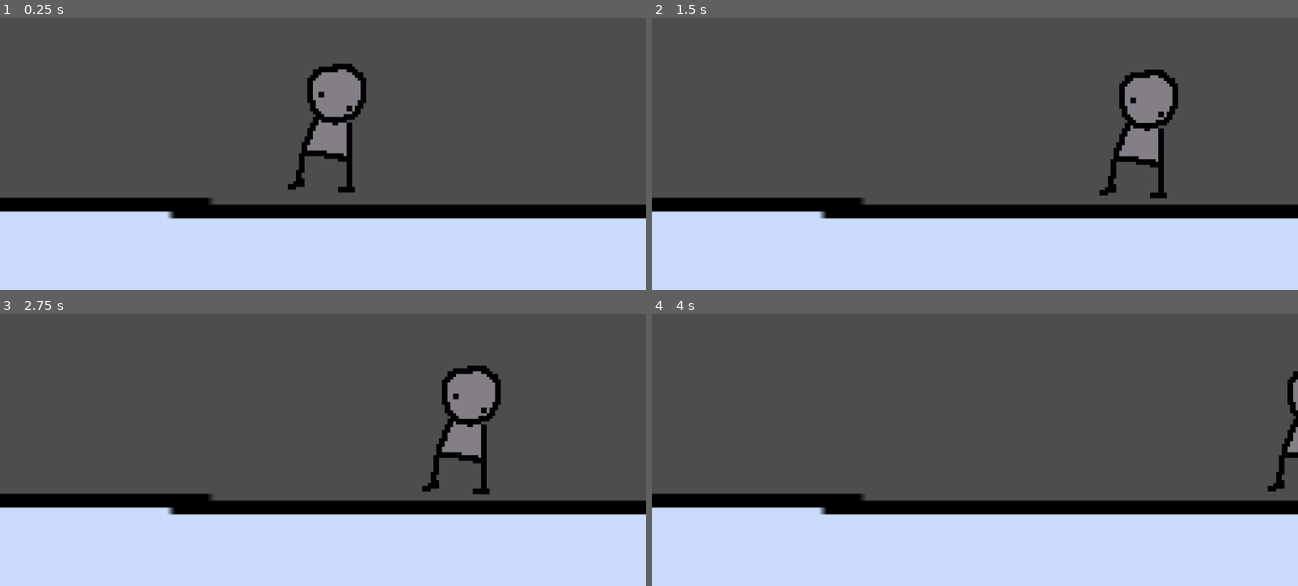
Above: before the commit, frames 1-4 (two rows, left to right).
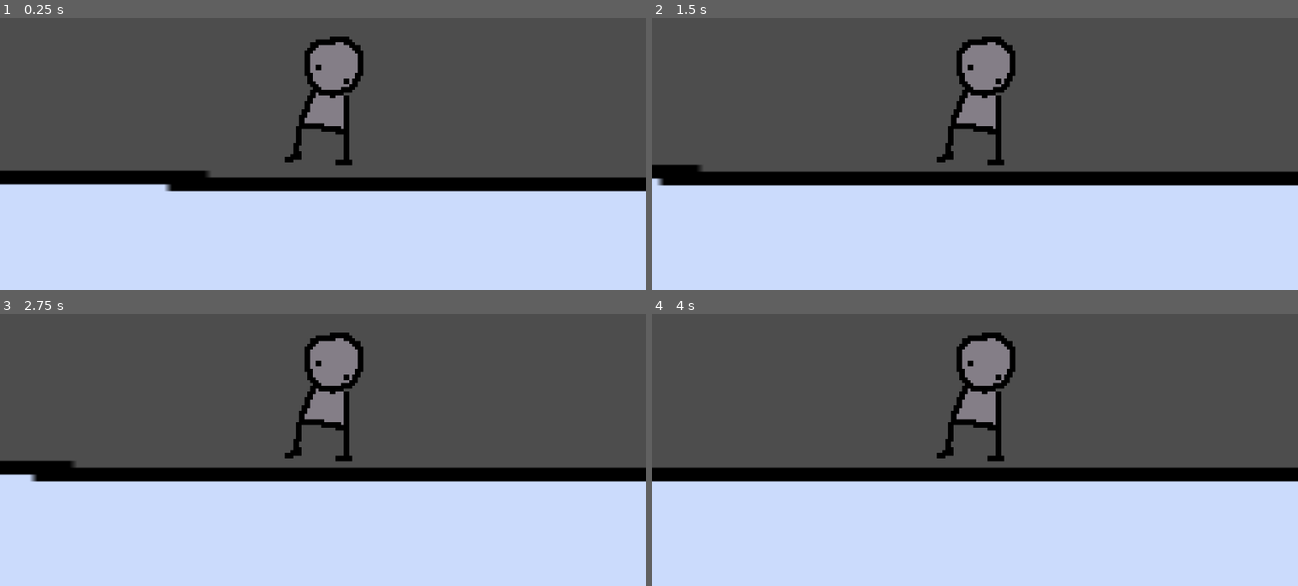
Above: after the commit, the same moments.

Repository: Helia8/platform
Game: Godot game, scene res://scenes/Level/Level1.tscn
Two runs of this game, one before a commit and one after it. Both use one fixed random seed, a clock stepped at 60 frames per second and the inputs below.
Inputs:
- Up to frame 1 (0.25 s): no input
- Up to frame 2 (1.5 s): tap Enter (ui_accept) at 0.5, 0.77 s; hold Right (ui_right) from 0.53 s (still down)
- Up to frame 3 (2.75 s): tap Enter (ui_accept) at 1.52 s; release Right (ui_right) at 2.03 s; hold Left (ui_left) from 2.03 s (still down)
- Up to frame 4 (4 s): release Left (ui_left) at 2.78 s; hold Right (ui_right) from 2.78 s (still down); tap Enter (ui_accept) at 3.02, 3.77 s

The runs differ from the first frame. In frame 1, 19% of the frame differs, in the area x 0-100%, y 6-74%; in frame 2, 23%; in frame 3, 23%; in frame 4, 20%.

Commit message:
feat: camera follow player

Diff:
--- a/scenes/Level/Level1.tscn
+++ b/scenes/Level/Level1.tscn
@@ -24,3 +24,5 @@
 
 [node name="Player" parent="." unique_id=780849214 instance=ExtResource("2_h32uy")]
 position = Vector2(581, 344)
+
+[node name="Camera2D" type="Camera2D" parent="Player" unique_id=578441604]
--- a/scenes/Player.tscn
+++ b/scenes/Player.tscn
@@ -1,22 +1,18 @@
 [gd_scene format=3 uid="uid://7dgreu68l76s"]
 
-[ext_resource type="Script" uid="uid://2u28t715n00v" path="res://src/player.gd" id="1_v6fml"]
 [ext_resource type="Script" uid="uid://ch4f2bcbsa5wp" path="res://src/player_body.gd" id="2_3li8b"]
 [ext_resource type="Texture2D" uid="uid://d6v1bxxog2t8" path="res://assets/player.png" id="3_3li8b"]
 
 [sub_resource type="RectangleShape2D" id="RectangleShape2D_5q5h1"]
 size = Vector2(110.5, 215)
 
-[node name="Player" type="Node2D" unique_id=780849214]
-script = ExtResource("1_v6fml")
-
-[node name="PlayerBody" type="CharacterBody2D" parent="." unique_id=1195795649]
+[node name="Player" type="CharacterBody2D" unique_id=1195795649]
 script = ExtResource("2_3li8b")
 
-[node name="PlayerCollision" type="CollisionShape2D" parent="PlayerBody" unique_id=1109752220]
+[node name="Player" type="Sprite2D" parent="." unique_id=345430564]
+position = Vector2(2, -14)
+texture = ExtResource("3_3li8b")
+
+[node name="PlayerCollision" type="CollisionShape2D" parent="." unique_id=1109752220]
 position = Vector2(7.25, -8.5)
 shape = SubResource("RectangleShape2D_5q5h1")
-
-[node name="Player" type="Sprite2D" parent="PlayerBody" unique_id=345430564]
-position = Vector2(2, -14)
-texture = ExtResource("3_3li8b")
Not shown, changed: .gitignore
